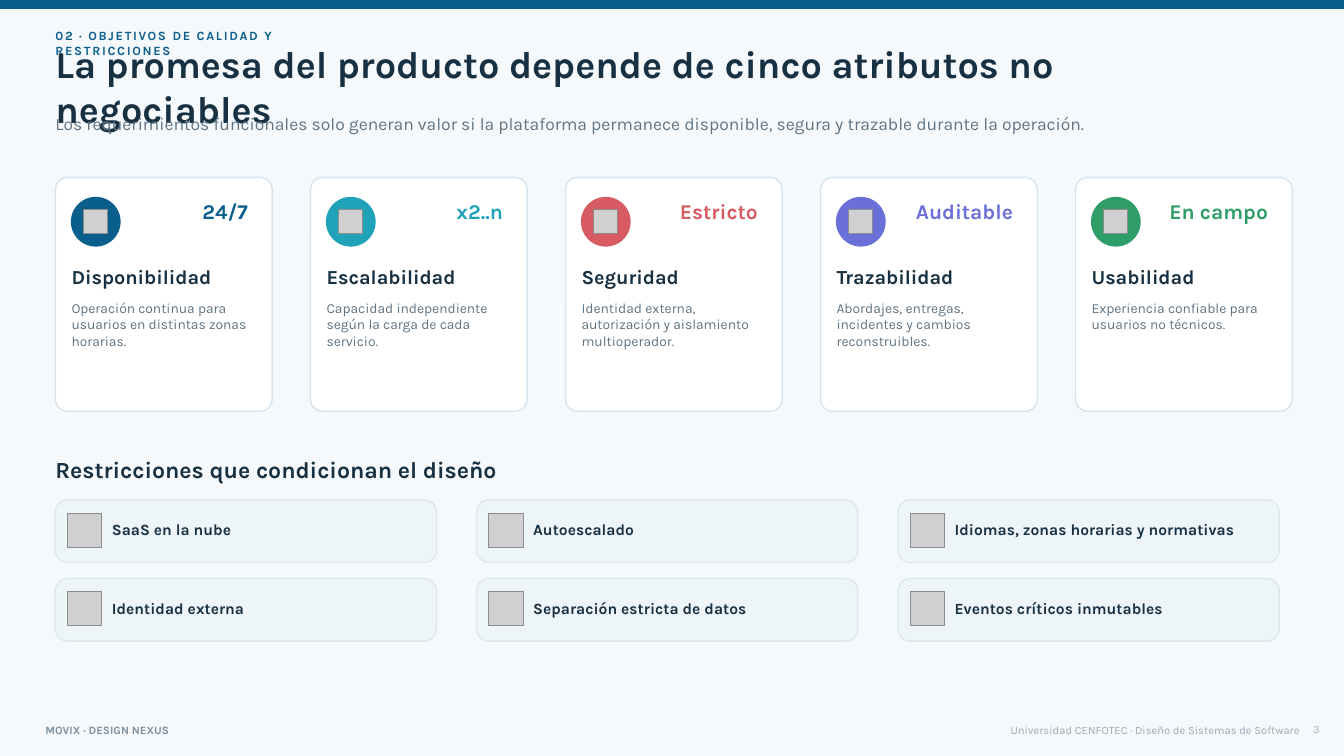
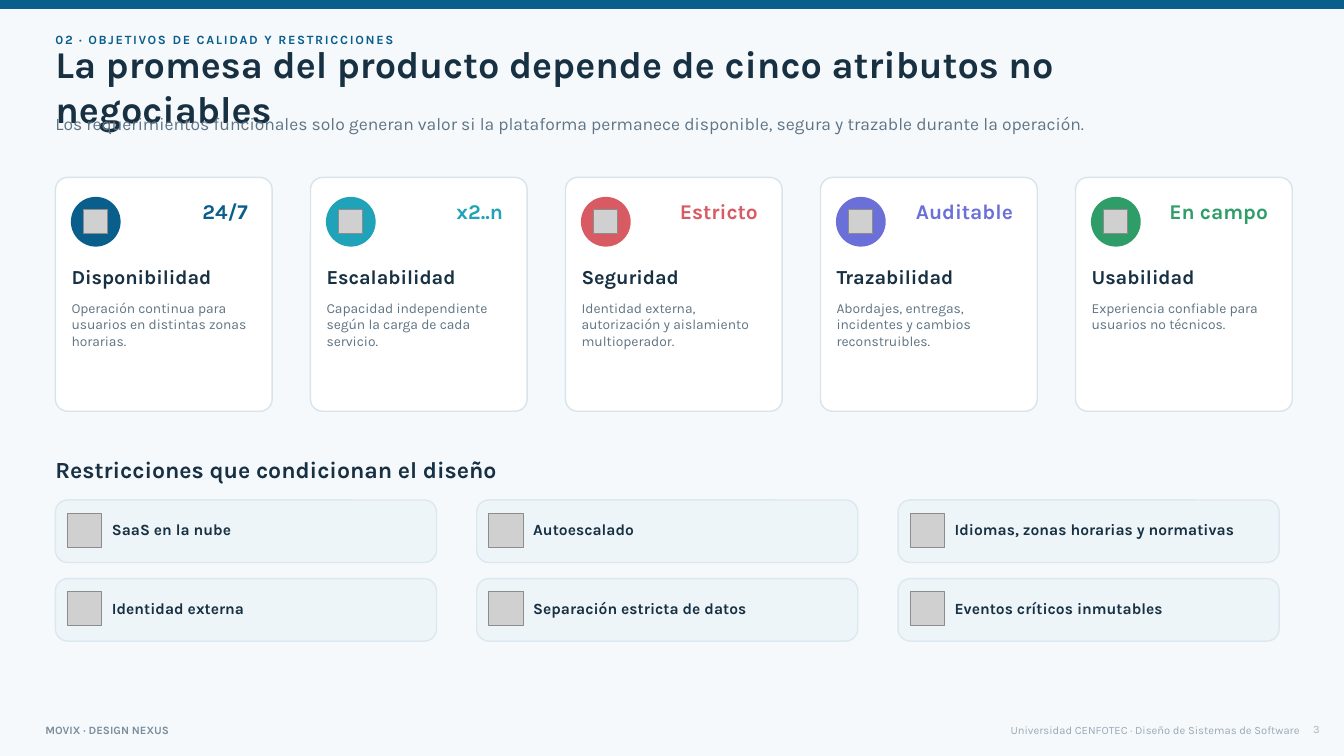
Before and after one commit to tomazoque/pswe-04-proyecto-final, a slide deck: slide 3 of Presentacion/Movix_Presentacion_10_Ago_2026.pptx. Drawn at 1344x756 pixels with LibreOffice and Linux fonts; fonts in the diff are those of the drawing; grey boxes stand for pictures. Boxes give left, top, right and bottom in pixels: in the first picture for what was removed or moved away, otherwise in the second. Text is boxed around its words. In the diff, an @@ line names an element or a change of style, - is before the commit and + after.

```diff
--- a/Presentacion/Movix_Presentacion_10_Ago_2026.pptx
+++ b/Presentacion/Movix_Presentacion_10_Ago_2026.pptx
@@ text "02 · OBJETIVOS DE CALIDAD ..." rewrapped from (55,31,271,59) to (55,35,393,44) @@
```
Also in this commit, not shown: 3 other slides changed.
